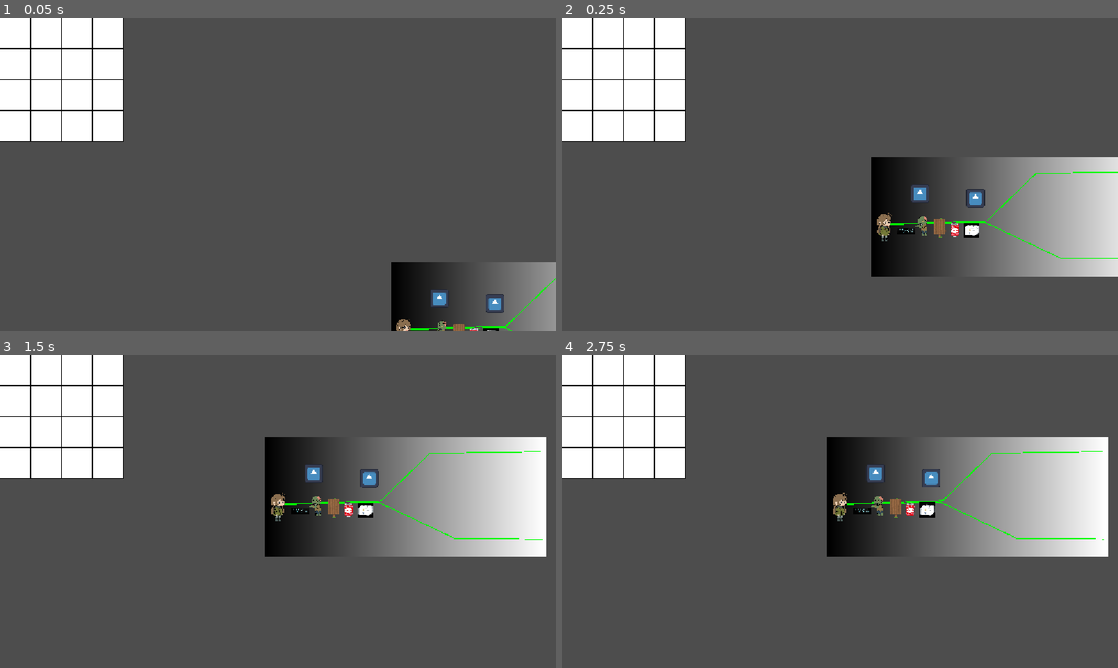
Above: before the commit, frames 1-4 (two rows, left to right).
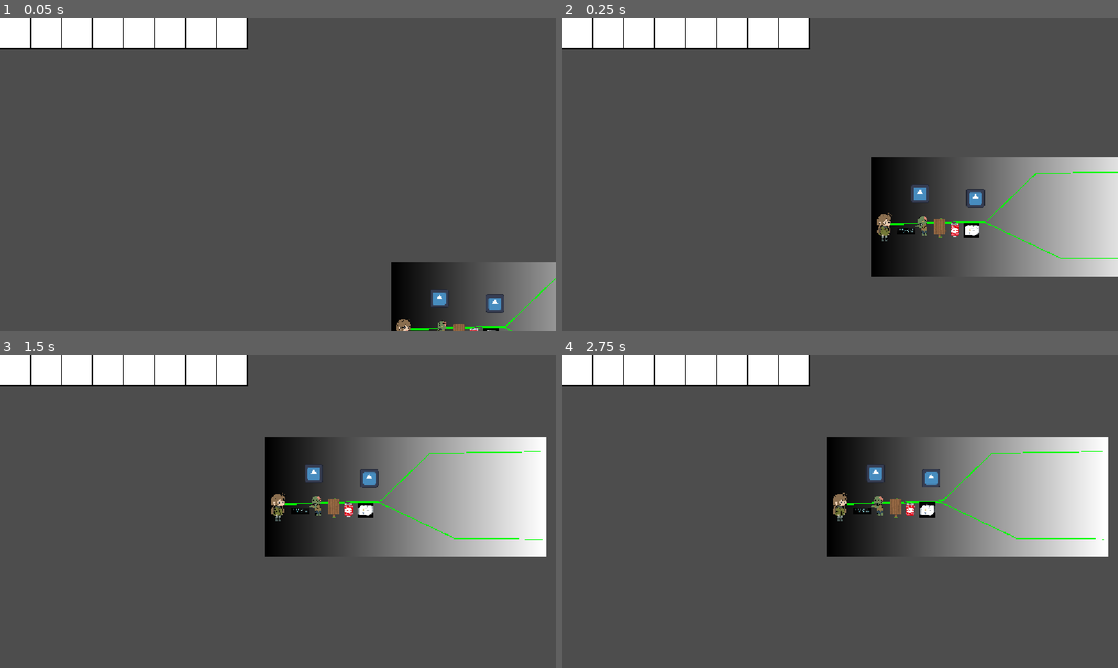
Above: after the commit, the same moments.

Repository: boxboy523/Post-Apocalypse-Constellation
Game: Godot game, scene res://scenes/main.tscn
Two runs of this game, one before a commit and one after it. Both use one fixed random seed, a clock stepped at 60 frames per second and the inputs below. The engine's default icon, where the game draws it, is replaced by a stand-in: a white triangle on a blue panel in a dark square.
Inputs (mouse positions are in pixels of both pictures, inside the frame that each line leads up to):
- Up to frame 1 (0.05 s): no input
- Up to frame 2 (0.25 s): no input
- Up to frame 3 (1.5 s): drag from (16, 370) to (289, 527) at 0.52 s; drag from (50, 370) to (278, 511) at 1.27 s
- Up to frame 4 (2.75 s): move the mouse to (645, 370) at 2.02 s; hold Space (start_path) from 2.03 s (still down); click (645, 370) at 2.17 s

The runs differ from the first frame. In frame 1, 8.8% of the frame differs, in the area x 0-45%, y 0-40%; in frame 2, 8.8%; in frame 3, 8.8%; in frame 4, 8.8%.

Commit message:
feat: 인벤토리 크기 변경, 인벤 내에서 아이템 위치 드래그 변경
feat/InventoryTest-3 번 브랜치에서 작업한 내용들을 다시 해서 합쳤습니다

Diff:
--- a/godot/scenes/canvas_layer.tscn
+++ b/godot/scenes/canvas_layer.tscn
@@ -8,21 +8,21 @@
 [node name="Inventory" type="Control" parent="." unique_id=84840714]
 layout_mode = 3
 anchors_preset = 0
-offset_right = 256.0
-offset_bottom = 256.0
+offset_right = 540.0
+offset_bottom = 64.0
 
 [node name="InventoryUI" type="Control" parent="Inventory" unique_id=1321383720]
 anchors_preset = 0
-offset_right = 256.0
-offset_bottom = 256.0
+offset_right = 540.0
+offset_bottom = 64.0
 script = ExtResource("1_c4rma")
 
 [node name="SlotContainer" type="GridContainer" parent="Inventory" unique_id=1788726707]
 layout_mode = 0
-offset_right = 256.0
-offset_bottom = 256.0
+offset_right = 540.0
+offset_bottom = 64.0
 mouse_filter = 2
-columns = 4
+columns = 8
 
 [node name="Slot0" type="Control" parent="Inventory/SlotContainer" unique_id=1370988188]
 custom_minimum_size = Vector2(64, 64)
@@ -63,43 +63,3 @@
 custom_minimum_size = Vector2(64, 64)
 layout_mode = 2
 script = ExtResource("2_ghj5q")
-
-[node name="Slot8" type="Control" parent="Inventory/SlotContainer" unique_id=2024125899]
-custom_minimum_size = Vector2(64, 64)
-layout_mode = 2
-script = ExtResource("2_ghj5q")
-
-[node name="Slot9" type="Control" parent="Inventory/SlotContainer" unique_id=152391536]
-custom_minimum_size = Vector2(64, 64)
-layout_mode = 2
-script = ExtResource("2_ghj5q")
-
-[node name="Slot10" type="Control" parent="Inventory/SlotContainer" unique_id=1254154559]
-custom_minimum_size = Vector2(64, 64)
-layout_mode = 2
-script = ExtResource("2_ghj5q")
-
-[node name="Slot11" type="Control" parent="Inventory/SlotContainer" unique_id=2015949479]
-custom_minimum_size = Vector2(64, 64)
-layout_mode = 2
-script = ExtResource("2_ghj5q")
-
-[node name="Slot12" type="Control" parent="Inventory/SlotContainer" unique_id=190250752]
-custom_minimum_size = Vector2(64, 64)
-layout_mode = 2
-script = ExtResource("2_ghj5q")
-
-[node name="Slot13" type="Control" parent="Inventory/SlotContainer" unique_id=394546922]
-custom_minimum_size = Vector2(64, 64)
-layout_mode = 2
-script = ExtResource("2_ghj5q")
-
-[node name="Slot14" type="Control" parent="Inventory/SlotContainer" unique_id=720390712]
-custom_minimum_size = Vector2(64, 64)
-layout_mode = 2
-script = ExtResource("2_ghj5q")
-
-[node name="Slot15" type="Control" parent="Inventory/SlotContainer" unique_id=1042395835]
-custom_minimum_size = Vector2(64, 64)
-layout_mode = 2
-script = ExtResource("2_ghj5q")
--- a/godot/scripts/inventory_manager.gd
+++ b/godot/scripts/inventory_manager.gd
@@ -1,7 +1,7 @@
 extends Node
 
-@export var width: int = 4
-@export var height: int = 4
+@export var width: int = 8
+@export var height: int = 1
 var items: Array[ItemRes] = []
 var ui: Control
 
--- a/godot/scripts/inventory_slot.gd
+++ b/godot/scripts/inventory_slot.gd
@@ -1,9 +1,7 @@
-# inventory_slot.gd
 extends Control
 
-const ITEM_COIN_SCENE = preload("res://scenes/item_coin.tscn")
+const ITEM_COIN_SCENE = preload("res://scenes/item_coin.tscn") # 주의: 나중에 여러 아이템을 버리려면 동적으로 씬을 불러오게 수정해야 합니다!
 
-# GridContainer 안에서 자신이 몇 번째 자식인지 자동 인덱스 사용
 var slot_index: int:
 	get: return get_index()
 
@@ -16,22 +14,21 @@
 		if slot_index < inventory_manager.items.size() and inventory_manager.items[slot_index] != null:
 			var current_item = inventory_manager.items[slot_index]
 
-			if current_item.name == "Coin":
-				is_right_dragging = true
-				print("🔄 [슬롯 %d] 우클릭 드래그 시작!" % slot_index)
+			# 아이템 이름 검사("Coin") 조건문을 삭제하여 모든 아이템에 적용되도록 수정
+			is_right_dragging = true
 
-				# 프리뷰 생성
-				drag_preview = TextureRect.new()
-				drag_preview.texture = current_item.icon
-				drag_preview.expand_mode = TextureRect.EXPAND_IGNORE_SIZE
-				drag_preview.size = Vector2(40, 40)
-				drag_preview.custom_minimum_size = Vector2(40, 40)
-				drag_preview.modulate.a = 0.6
-				drag_preview.mouse_filter = Control.MOUSE_FILTER_IGNORE
+			# 프리뷰 생성
+			drag_preview = TextureRect.new()
+			drag_preview.texture = current_item.icon
+			drag_preview.expand_mode = TextureRect.EXPAND_IGNORE_SIZE
+			drag_preview.size = Vector2(40, 40)
+			drag_preview.custom_minimum_size = Vector2(40, 40)
+			drag_preview.modulate.a = 0.6
+			drag_preview.mouse_filter = Control.MOUSE_FILTER_IGNORE
 
-				get_tree().current_scene.add_child(drag_preview)
-				_update_preview_position()
-				get_viewport().set_input_as_handled()
+			get_tree().current_scene.add_child(drag_preview)
+			_update_preview_position()
+			get_viewport().set_input_as_handled()
 
 func _input(event: InputEvent) -> void:
 	if not is_right_dragging:
@@ -42,30 +39,38 @@
 
 	elif event is InputEventMouseButton and event.button_index == MOUSE_BUTTON_RIGHT and not event.pressed:
 		is_right_dragging = false
-		print("🏁 [슬롯 %d] 드롭!" % slot_index)
 
 		if drag_preview:
 			drag_preview.queue_free()
 			drag_preview = null
 
-		# 원래 아이템 데이터 백업
-		var dropped_item_data = inventory_manager.items[slot_index]
+		# 마우스를 놓은 곳이 어느 슬롯인지 확인
+		var target_slot_index = _get_target_slot_index()
 
-		# 데이터 삭제 및 UI 갱신
-		inventory_manager.items[slot_index] = null
-		if inventory_manager.ui:
-			inventory_manager.ui.queue_redraw()
+		if target_slot_index != -1:
+			# 1️⃣ 인벤토리 내 다른 슬롯에 드롭했을 때 -> 스왑(Swap)
+			if target_slot_index != slot_index:
+				var temp = inventory_manager.items[target_slot_index]
+				inventory_manager.items[target_slot_index] = inventory_manager.items[slot_index]
+				inventory_manager.items[slot_index] = temp
 
-		# 월드에 아이템 이미지 소환
-		var new_coin = ITEM_COIN_SCENE.instantiate()
+				if inventory_manager.ui:
+					inventory_manager.ui.queue_redraw()
+		else:
+			# 2️⃣ 인벤토리 바깥(배경)에 드롭했을 때 -> 월드에 버리기(Drop)
+			var dropped_item_data = inventory_manager.items[slot_index]
+			inventory_manager.items[slot_index] = null
 
-		new_coin.item_res = dropped_item_data
+			if inventory_manager.ui:
+				inventory_manager.ui.queue_redraw()
 
-		new_coin.global_position = get_tree().current_scene.get_global_mouse_position()
-		get_tree().current_scene.add_child(new_coin)
+			var new_item = ITEM_COIN_SCENE.instantiate()
+			new_item.item_res = dropped_item_data
+			new_item.global_position = get_tree().current_scene.get_global_mouse_position()
+			get_tree().current_scene.add_child(new_item)
 
-		if new_coin.has_method("on_dropped"):
-			new_coin.on_dropped()
+			if new_item.has_method("on_dropped"):
+				new_item.on_dropped()
 
 		get_viewport().set_input_as_handled()
 
@@ -73,3 +78,18 @@
 	if drag_preview and drag_preview.get_parent():
 		var mouse_pos = drag_preview.get_parent().get_local_mouse_position()
 		drag_preview.position = mouse_pos - (drag_preview.size / 2)
+
+# 현재 마우스 위치가 몇 번째 슬롯 위인지 찾아내는 함수
+func _get_target_slot_index() -> int:
+	var container = get_parent() # 현재 노드(Slot)의 부모는 SlotContainer입니다.
+	if not container:
+		return -1
+
+	var mouse_pos = container.get_local_mouse_position()
+
+	for child in container.get_children():
+		if child is Control:
+			var rect = Rect2(child.position, child.size)
+			if rect.has_point(mouse_pos):
+				return child.get_index()
+	return -1
